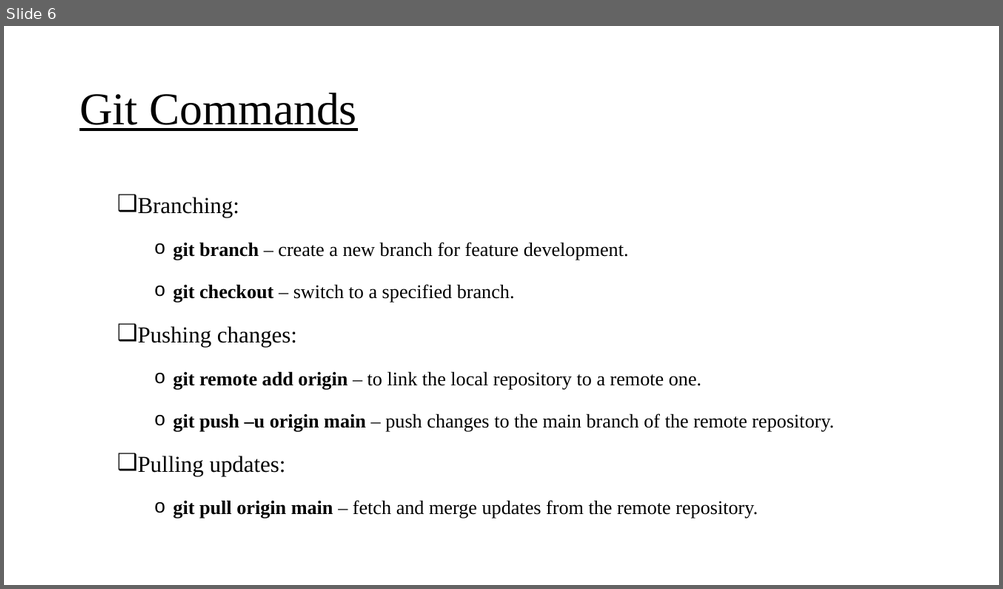
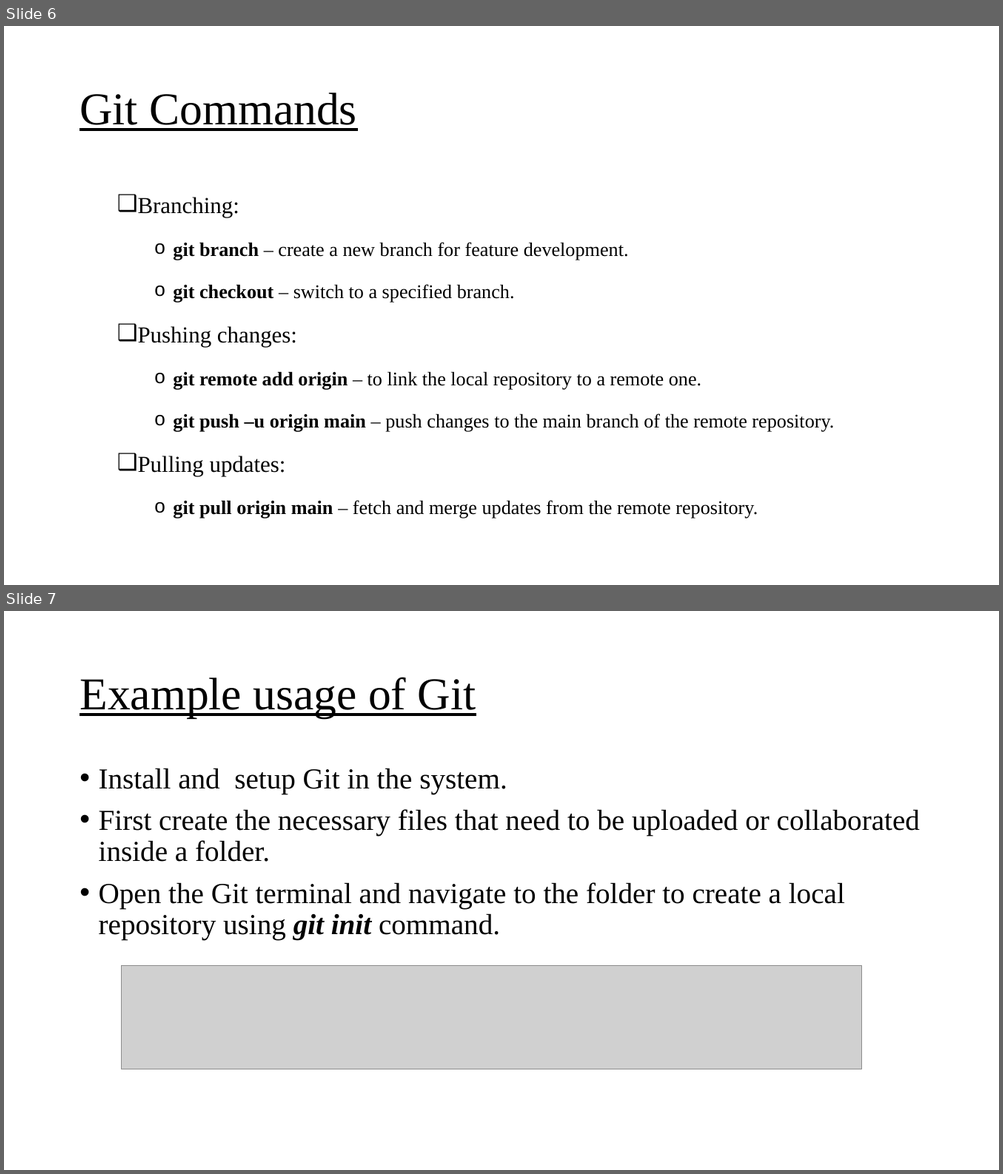
Before and after one commit to Prax29/internship-smgrlab, a slide deck: Git.pptx. Shown one above the other, each under a label of ours: slide 6 before the commit, slides 6 and 7 after it. The pictures are 1003x589 and 1003x1174 pixels, drawn with LibreOffice and Linux fonts; fonts in the diff are those of the drawing; grey boxes stand for pictures. Boxes give left, top, right and bottom in pixels: in the first picture for what was removed or moved away, otherwise in the second. Text is boxed around its words. In the diff, an @@ line names an element or a change of style, - is before the commit and + after.

Commit message:
Add example usage

```diff
--- a/Git.pptx
+++ b/Git.pptx
@@ slide 7 added at box(4, 611, 999, 1170), background #FFFFFF @@
@@ title added at box(79, 677, 476, 718), 44 pt, text #000000, underline @@
+Example usage of Git
@@ text added at box(99, 768, 919, 940), 28 pt, text #000000 @@
+• Install and setup Git in the system.
+• First create the necessary files that need to be uploaded or collaborated inside a folder.
+• Open the Git terminal and navigate to the folder to create a local repository using git init command.
@@ picture added at box(121, 966, 861, 1070) @@
```
Also in this commit, not shown: 5 other slides added.
